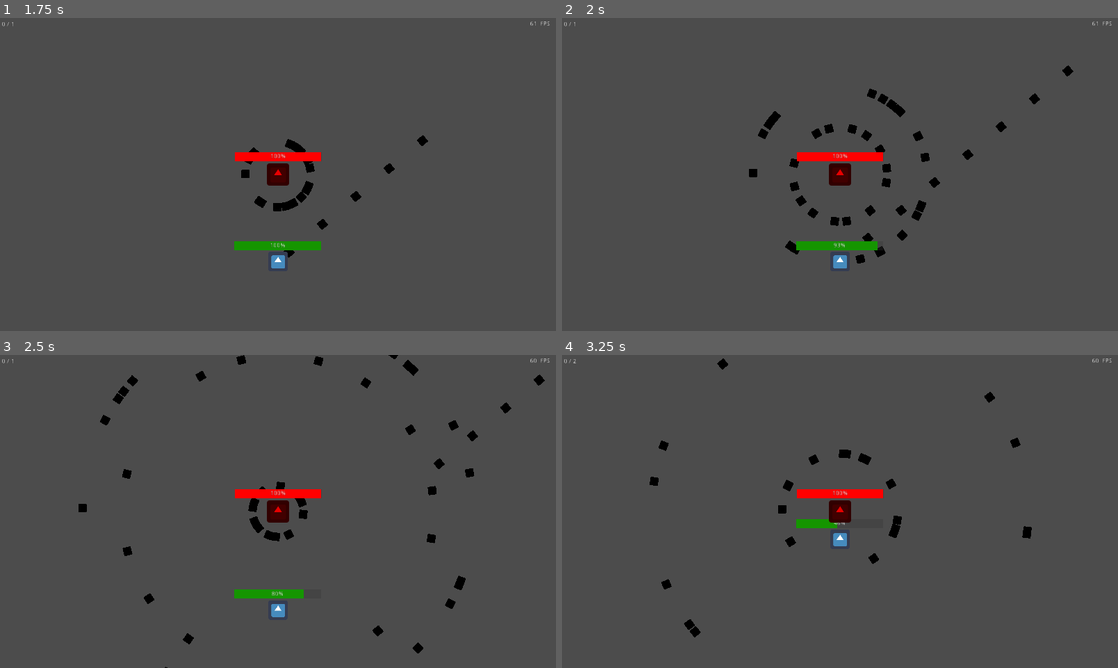
Above: before the commit, frames 1-4 (two rows, left to right).
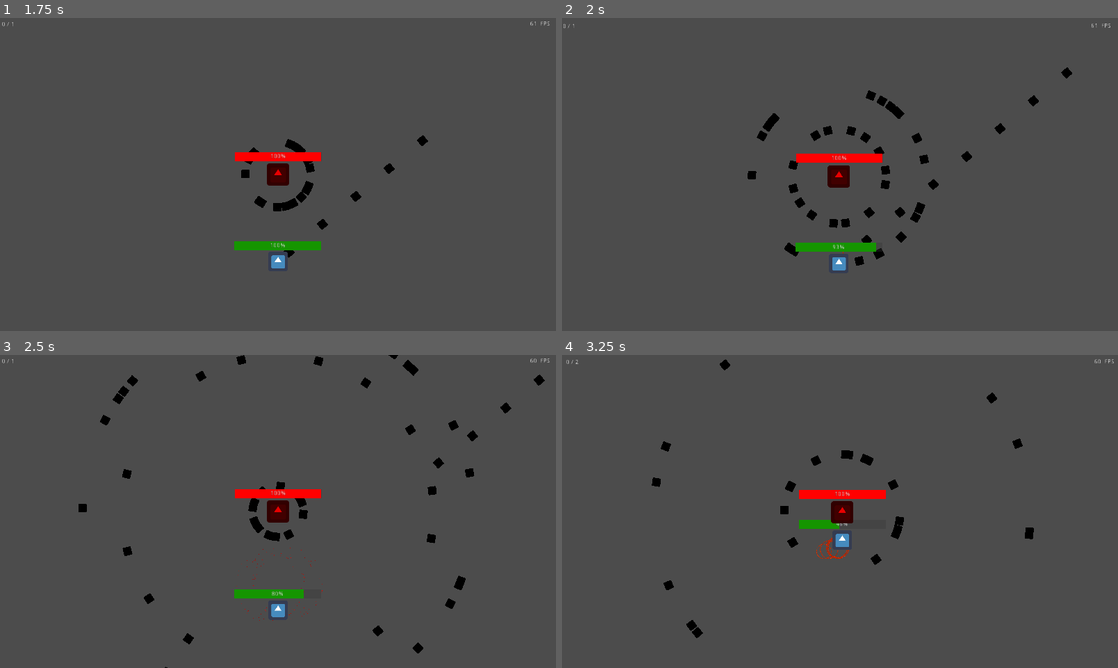
Above: after the commit, the same moments.

Repository: warriormaster12/HeartTale
Game: Godot game, scene res://Levels/MainMenu.tscn
Same seed, same stepped clock (60 frames per second), same inputs: the game is played once before the commit and once after it. The engine's default icon, where the game draws it, is replaced by a stand-in: a white triangle on a blue panel in a dark square.
Inputs (mouse positions are in pixels of both pictures, inside the frame that each line leads up to):
- Up to frame 1 (1.75 s): click "Start game" at 0.5 s; move the mouse to (400, 158) at 1.27 s; press the mouse at (400, 158) at 1.28 s
- Up to frame 2 (2 s): no input
- Up to frame 3 (2.5 s): move the mouse to (166, 527) at 2.02 s; release the mouse at (166, 527) at 2.03 s; tap S (move_b) at 2.1 s
- Up to frame 4 (3.25 s): move the mouse to (895, 442) at 2.77 s; hold W (move_f) from 2.78 s (still down)

Frame 1 is identical in both runs. In frame 2, 1.4% of the frame differs, in the area x 0-99%, y 1-81%; in frame 3, less than 0.1%; in frame 4, 1.0%.

Commit message:
initial polish

Diff:
--- a/GameObjects/Bullet/Bullet.gd
+++ b/GameObjects/Bullet/Bullet.gd
@@ -13,9 +13,10 @@
 var damage = 20.0
 
 
+
 # Called when the node enters the scene tree for the first time.
 func _ready():
-	timer.set_wait_time(10)
+	timer.set_wait_time(6)
 	timer.start()
 
 
@@ -31,10 +32,14 @@
 
 func _on_Area2D_body_entered(body):
 	if body.name == target:
+		if body.get("camera_node") != null:
+			body.camera_node._play_animation()
 		sfx_audio_source_node.play()
+
 		if !body.get("god_mode") or body.get("god_mode") == false:
 			body.health -= damage
-		self.visible = false
+			$HitParticle._emit_particles()
+		$Sprite.visible = false
 
 
 
--- a/GameObjects/Bullet/Bullet.tscn
+++ b/GameObjects/Bullet/Bullet.tscn
@@ -1,8 +1,9 @@
-[gd_scene load_steps=5 format=2]
+[gd_scene load_steps=6 format=2]
 
 [ext_resource path="res://icon.png" type="Texture" id=1]
 [ext_resource path="res://GameObjects/Bullet/Bullet.gd" type="Script" id=2]
 [ext_resource path="res://Sound/SFX/Hit.wav" type="AudioStream" id=3]
+[ext_resource path="res://GameObjects/Particles/HitParticle.tscn" type="PackedScene" id=4]
 
 [sub_resource type="CircleShape2D" id=1]
 radius = 12.7535
@@ -27,5 +28,7 @@
 [node name="SFX" type="AudioStreamPlayer2D" parent="."]
 stream = ExtResource( 3 )
 bus = "SFX"
+
+[node name="HitParticle" parent="." instance=ExtResource( 4 )]
 [connection signal="body_entered" from="Area2D" to="." method="_on_Area2D_body_entered"]
 [connection signal="timeout" from="SelfDestroyDelay" to="." method="_on_Timer_timeout"]
--- a/GameObjects/Camera/CameraShake.gd
+++ /dev/null
@@ -1,45 +0,0 @@
-extends Camera2D
-
-
-export var amplitude = 6.0
-export var duration = 0.8 setget _set_duration
-export (float, EASE) var DAMP_EASING = 1.0
-export var shake = false setget _set_shake
-
-onready var timer = get_node("ShakeTime")
-
-var enabled = false
-# Called when the node enters the scene tree for the first time.
-func _ready():
-	randomize()
-	set_process(false)
-	self.duration = duration
-	_connect_to_shake()
-
-
-# Called every frame. 'delta' is the elapsed time since the previous frame.
-func _process(delta):
-	var damping = ease(timer.time_left / timer.wait_time, DAMP_EASING)
-	offset = Vector2(rand_range(amplitude, -amplitude) * damping, rand_range(amplitude, -amplitude) * damping)
-
-func _set_duration(value: float):
-	duration = value
-	timer.set_wait_time(duration)
-func _set_shake(value: bool):
-	shake = value
-	set_process(shake)
-
-
-func _on_ShakeTime_timeout():
-	self.shake = false
-	offset = Vector2()
-	if shake :
-		timer.start()
-
-func _on_camera_shake_requested():
-	if not enabled:
-		return
-	self.shake = true
-func _connect_to_shake():
-	for camera_shaker in get_tree().get_nodes_in_group("camera_shake"):
-		camera_shaker.connect("camera_shake_requested", self, "_on_camera_make_requested")
--- /dev/null
+++ b/GameObjects/Camera/CustomCamera.gd
@@ -0,0 +1,16 @@
+extends Camera2D
+
+
+
+
+
+# Called when the node enters the scene tree for the first time.
+func _ready():
+	pass # Replace with function body.
+
+
+# Called every frame. 'delta' is the elapsed time since the previous frame.
+
+
+func _play_animation():
+	$AnimationPlayer.play("Hit")
--- a/GameObjects/Camera/CustomCamera.tscn
+++ b/GameObjects/Camera/CustomCamera.tscn
@@ -1,13 +1,27 @@
-[gd_scene load_steps=4 format=2]
+[gd_scene load_steps=5 format=2]
 
-[ext_resource path="res://GameObjects/Camera/CameraShake.gd" type="Script" id=1]
+[ext_resource path="res://GameObjects/Camera/CustomCamera.gd" type="Script" id=1]
 [ext_resource path="res://GameObjects/Camera/Timer.gd" type="Script" id=2]
 [ext_resource path="res://GameObjects/Camera/Fps.gd" type="Script" id=3]
 
+[sub_resource type="Animation" id=1]
+resource_name = "Hit"
+length = 0.2
+tracks/0/type = "value"
+tracks/0/path = NodePath(".:offset")
+tracks/0/interp = 1
+tracks/0/loop_wrap = true
+tracks/0/imported = false
+tracks/0/enabled = true
+tracks/0/keys = {
+"times": PoolRealArray( 0, 0.0501575, 0.101857, 0.144929, 0.2 ),
+"transitions": PoolRealArray( 1, 1, 1, 1, 1 ),
+"update": 0,
+"values": [ Vector2( 0, 0 ), Vector2( 7, 0 ), Vector2( 0, -7 ), Vector2( -7, 0 ), Vector2( 0, 0 ) ]
+}
+
 [node name="CustomCamera" type="Camera2D"]
 script = ExtResource( 1 )
-
-[node name="ShakeTime" type="Timer" parent="."]
 
 [node name="FightTimer" type="HBoxContainer" parent="."]
 margin_left = -635.678
@@ -64,5 +78,7 @@
 margin_right = 46.0
 margin_bottom = 21.0
 text = " FPS"
-[connection signal="timeout" from="ShakeTime" to="." method="_on_ShakeTime_timeout"]
+
+[node name="AnimationPlayer" type="AnimationPlayer" parent="."]
+anims/Hit = SubResource( 1 )
 [connection signal="timeout" from="FightTimer/Timer" to="FightTimer" method="_on_Timer_timeout"]
--- a/GameObjects/Camera/Timer.gd
+++ b/GameObjects/Camera/Timer.gd
@@ -16,6 +16,9 @@
 #	pass
 
 func _physics_process(delta):
+	if get_tree().get_current_scene().get_node("Player") == null:
+		stop_timer = true
+
 	if(stop_timer == false):
 		if(seconds > 59):
 			minutes+=1
--- /dev/null
+++ b/GameObjects/HealthPack/Health.gd
@@ -0,0 +1,23 @@
+extends Node2D
+
+
+# Declare member variables here. Examples:
+# var a = 2
+# var b = "text"
+
+
+# Called when the node enters the scene tree for the first time.
+func _ready():
+	pass # Replace with function body.
+
+
+# Called every frame. 'delta' is the elapsed time since the previous frame.
+#func _process(delta):
+#	pass
+
+
+func _on_Area2D_body_entered(body):
+	if body.name == "Player":
+		if body.health != 300:
+			body.health += 20
+			queue_free()
--- /dev/null
+++ b/GameObjects/HealthPack/Health.tscn
@@ -0,0 +1,22 @@
+[gd_scene load_steps=4 format=2]
+
+[ext_resource path="res://icon.png" type="Texture" id=1]
+[ext_resource path="res://GameObjects/HealthPack/Health.gd" type="Script" id=2]
+
+[sub_resource type="CircleShape2D" id=1]
+radius = 49.9411
+
+[node name="Health" type="Node2D"]
+scale = Vector2( 0.7, 0.7 )
+script = ExtResource( 2 )
+
+[node name="Sprite" type="Sprite" parent="."]
+modulate = Color( 0.423529, 0.984314, 0.0392157, 1 )
+position = Vector2( -0.594604, 1.18921 )
+texture = ExtResource( 1 )
+
+[node name="Area2D" type="Area2D" parent="."]
+
+[node name="CollisionShape2D" type="CollisionShape2D" parent="Area2D"]
+shape = SubResource( 1 )
+[connection signal="body_entered" from="Area2D" to="." method="_on_Area2D_body_entered"]
--- /dev/null
+++ b/GameObjects/Particles/HitParticle.gd
@@ -0,0 +1,21 @@
+extends Node2D
+
+
+# Declare member variables here. Examples:
+# var a = 2
+# var b = "text"
+
+
+# Called when the node enters the scene tree for the first time.
+func _ready():
+	pass # Replace with function body.
+
+
+# Called every frame. 'delta' is the elapsed time since the previous frame.
+#func _process(delta):
+#	pass
+
+func _emit_particles():
+	for i in self.get_children():
+		if i.emitting == false:
+			i.emitting = true
--- /dev/null
+++ b/GameObjects/Particles/HitParticle.tscn
@@ -0,0 +1,50 @@
+[gd_scene load_steps=9 format=2]
+
+[ext_resource path="res://Textures/Particle/Spark.png" type="Texture" id=1]
+[ext_resource path="res://GameObjects/Particles/HitParticle.gd" type="Script" id=2]
+
+[sub_resource type="CanvasItemMaterial" id=1]
+light_mode = 1
+
+[sub_resource type="Gradient" id=2]
+offsets = PoolRealArray( 0, 0.995049 )
+colors = PoolColorArray( 1, 0.269531, 0, 1, 1, 0, 0, 1 )
+
+[sub_resource type="GradientTexture" id=3]
+gradient = SubResource( 2 )
+
+[sub_resource type="Curve" id=4]
+_data = [ Vector2( 0, 0 ), 0.0, 0.0, 0, 0, Vector2( 0.537778, 1 ), 0.0, 0.0, 0, 0, Vector2( 1, 0 ), 0.0, 0.0, 0, 0 ]
+
+[sub_resource type="CurveTexture" id=5]
+curve = SubResource( 4 )
+
+[sub_resource type="ParticlesMaterial" id=6]
+flag_disable_z = true
+direction = Vector3( 0, 0, 0 )
+spread = 180.0
+gravity = Vector3( 0, 0, 0 )
+initial_velocity = 100.0
+angular_velocity_random = 1.0
+orbit_velocity = 0.0
+orbit_velocity_random = 0.0
+radial_accel = 100.0
+radial_accel_random = 1.0
+scale = 0.1
+scale_curve = SubResource( 5 )
+color_ramp = SubResource( 3 )
+
+[node name="HitParticle" type="Node2D"]
+script = ExtResource( 2 )
+
+[node name="Particles2D" type="Particles2D" parent="."]
+material = SubResource( 1 )
+emitting = false
+amount = 200
+lifetime = 0.8
+one_shot = true
+speed_scale = 2.0
+explosiveness = 1.0
+local_coords = false
+process_material = SubResource( 6 )
+texture = ExtResource( 1 )
--- a/GameObjects/Player/Player.gd
+++ b/GameObjects/Player/Player.gd
@@ -9,8 +9,13 @@
 export var health = 100
 export (NodePath) var sfx_audio_source
 
+export (NodePath) var camera
+
+
 var direction = Vector2()
 var velocity = Vector2()
+
+onready var camera_node = get_node(camera)
 onready var rotator_node = get_node("rotator")
 onready var timer = get_node("ShootingTimer")
 onready var sfx_audio_source_node = get_node(sfx_audio_source)
--- /dev/null
+++ b/Levels/BossLevel.gd
@@ -0,0 +1,32 @@
+extends Node2D
+
+
+# Declare member variables here. Examples:
+# var a = 2
+# var b = "text"
+var do_once = true
+
+# Called when the node enters the scene tree for the first time.
+func _ready():
+	pass # Replace with function body.
+
+
+# Called every frame. 'delta' is the elapsed time since the previous frame.
+func _process(delta):
+	var camera_position = _get_camera_center()
+	if $Enemy.god_mode == true:
+		if do_once == true:
+			for i in range(0, 3):
+				var healthpack = load("res://GameObjects/HealthPack/Health.tscn").instance()
+				var healthpack_pos = Vector2(camera_position.x + rand_range(-300, 300), camera_position.y + rand_range(-300, 300))
+				healthpack.position = healthpack_pos
+				add_child(healthpack)
+				do_once = false
+	else:
+		do_once = true
+
+func _get_camera_center():
+	var vtrans = get_canvas_transform()
+	var top_left = -vtrans.get_origin() / vtrans.get_scale()
+	var vsize = get_viewport_rect().size
+	return top_left + 0.5*vsize/vtrans.get_scale()
--- a/Levels/BossLevel.tscn
+++ b/Levels/BossLevel.tscn
@@ -1,14 +1,17 @@
-[gd_scene load_steps=4 format=2]
+[gd_scene load_steps=5 format=2]
 
 [ext_resource path="res://GameObjects/Player/Player.tscn" type="PackedScene" id=1]
 [ext_resource path="res://GameObjects/Enemy/Enemy.tscn" type="PackedScene" id=2]
 [ext_resource path="res://GameObjects/Camera/CustomCamera.tscn" type="PackedScene" id=3]
+[ext_resource path="res://Levels/BossLevel.gd" type="Script" id=4]
 
 [node name="BossLevel" type="Node2D"]
+script = ExtResource( 4 )
 
 [node name="Player" parent="." instance=ExtResource( 1 )]
 position = Vector2( 512, 500 )
 Speed = 400.0
+camera = NodePath("../CustomCamera")
 
 [node name="Enemy" parent="." instance=ExtResource( 2 )]
 position = Vector2( 512, 300 )
--- a/Levels/MainMenu.tscn
+++ b/Levels/MainMenu.tscn
@@ -30,51 +30,50 @@
 }
 
 [node name="Start game " type="Button" parent="Menu"]
-margin_top = 25.0
 margin_right = 80.0
-margin_bottom = 45.0
+margin_bottom = 20.0
 text = "Start game"
 
 [node name="Label" type="Label" parent="Menu"]
-margin_top = 49.0
+margin_top = 24.0
 margin_right = 80.0
-margin_bottom = 63.0
+margin_bottom = 38.0
 __meta__ = {
 "_edit_use_anchors_": false
 }
 
 [node name="Options" type="Button" parent="Menu"]
-margin_top = 67.0
+margin_top = 42.0
 margin_right = 80.0
-margin_bottom = 87.0
+margin_bottom = 62.0
 text = "Options"
 
 [node name="Label2" type="Label" parent="Menu"]
-margin_top = 91.0
+margin_top = 66.0
 margin_right = 80.0
-margin_bottom = 105.0
+margin_bottom = 80.0
 __meta__ = {
 "_edit_use_anchors_": false
 }
 
 [node name="Credits" type="Button" parent="Menu"]
-margin_top = 109.0
+margin_top = 84.0
 margin_right = 80.0
-margin_bottom = 129.0
+margin_bottom = 104.0
 text = "Credits"
 
 [node name="Label3" type="Label" parent="Menu"]
-margin_top = 133.0
+margin_top = 108.0
 margin_right = 80.0
-margin_bottom = 147.0
+margin_bottom = 122.0
 __meta__ = {
 "_edit_use_anchors_": false
 }
 
 [node name="Quit game" type="Button" parent="Menu"]
-margin_top = 151.0
+margin_top = 126.0
 margin_right = 80.0
-margin_bottom = 171.0
+margin_bottom = 146.0
 text = "Quit game"
 [connection signal="pressed" from="Menu/Start game " to="." method="_on_Start_game__pressed"]
 [connection signal="pressed" from="Menu/Quit game" to="." method="_on_Quit_game_pressed"]
Binary file added: Textures/Particle/Spark.png
Not shown, added: Textures/Particle/Spark.png.import
